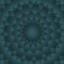
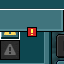
Comparing the layer stacks of the two w=64, h=64 images. Changes:
showed "widgets.png" over left=0, top=0, right=64, bottom=10
showed "unseen_notification.png 10x10" over left=27, top=27, right=37, bottom=37
showed "toasts.png" over left=0, top=0, right=64, bottom=32
showed "report_button.png 64x64" over left=0, top=0, right=20, bottom=60
showed "recipe_book.png" over left=0, top=0, right=64, bottom=64
showed "light_dirt_background.png 64x64", painted on it over left=0, top=0, right=64, bottom=64
showed "info_icon.png 20x20" over left=22, top=22, right=42, bottom=42
showed "header_separator.png 32x2" over left=16, top=31, right=48, bottom=33
showed "footer_separator.png 32x2" over left=16, top=31, right=48, bottom=33
showed "demo_background.png" over left=0, top=0, right=64, bottom=64
showed "checkmark.png 9x8" over left=27, top=28, right=36, bottom=36
showed "checkbox.png 64x64" over left=0, top=0, right=40, bottom=40
showed "chat_tags.png 32x32" over left=16, top=17, right=25, bottom=24
showed "book.png" over left=0, top=0, right=64, bottom=64
showed "accessibility.png 32x64" over left=16, top=0, right=36, bottom=40
showed group "hanging signs 64x64" (11 layers) over left=0, top=0, right=64, bottom=64
showed group "container" (31 layers) over left=0, top=0, right=64, bottom=64
showed group "creative inventory" (4 layers) over left=0, top=0, right=64, bottom=40
showed group "advancements" (9 layers) over left=0, top=0, right=64, bottom=64
showed group "resourcesl" (37 layers) over left=0, top=0, right=64, bottom=64
showed "Layer" over left=0, top=0, right=64, bottom=46
